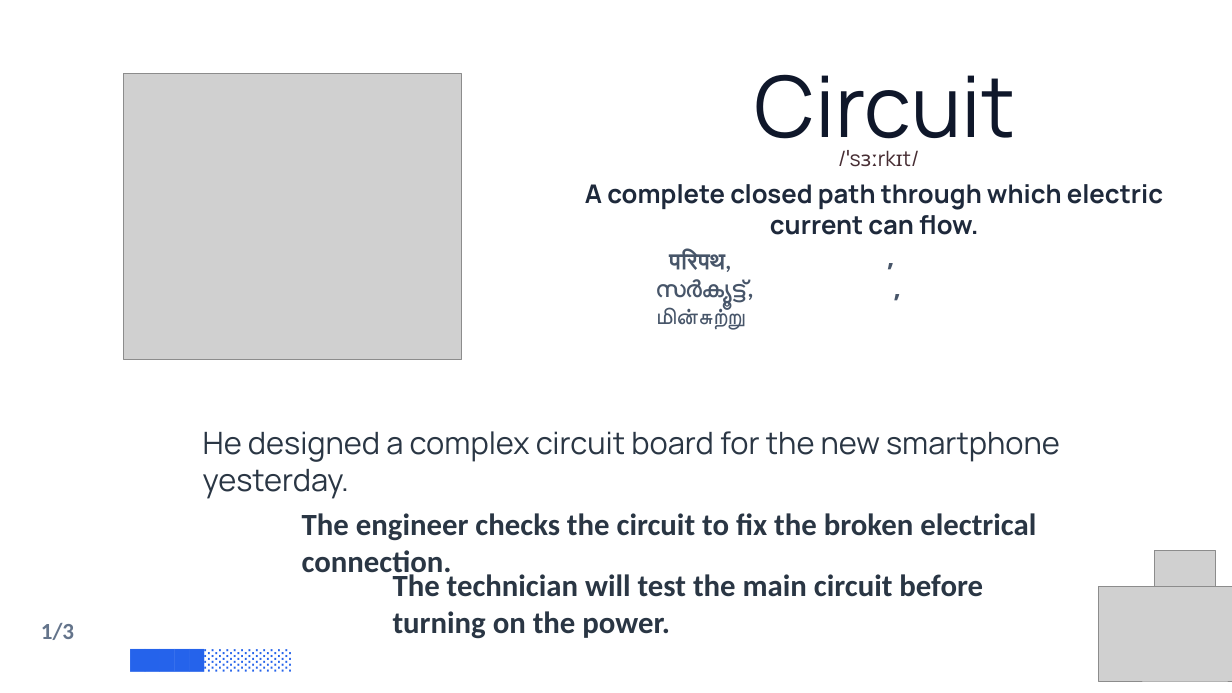
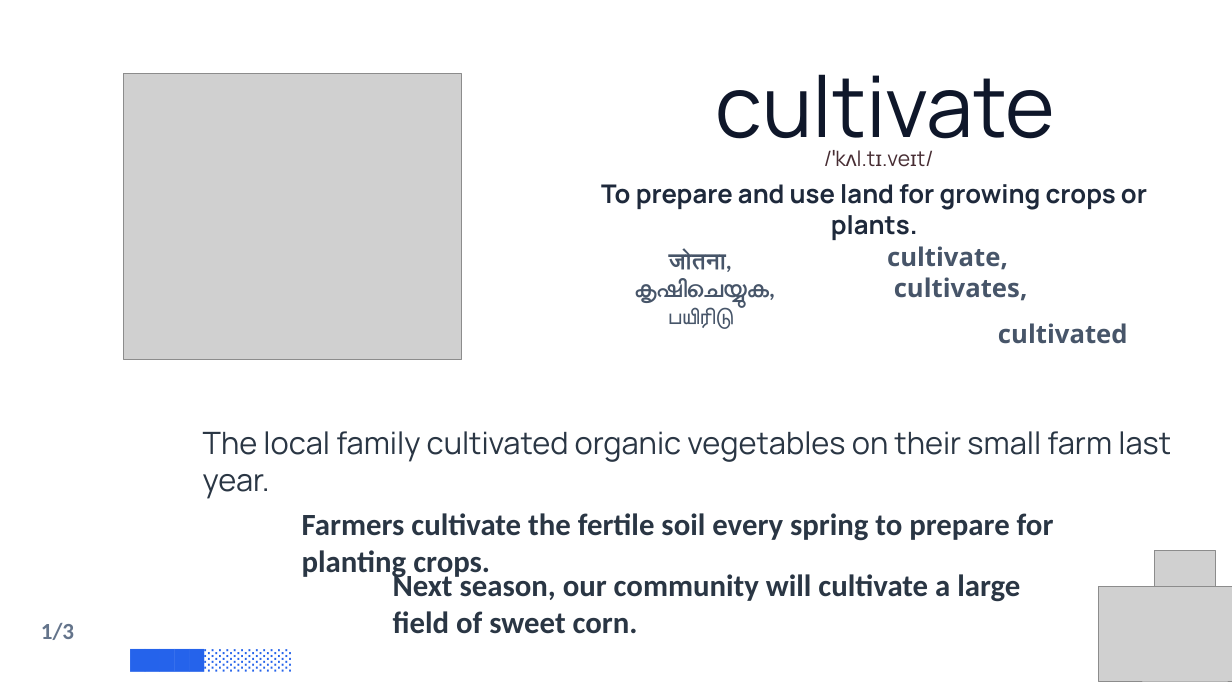
Before and after one commit to PrinceNR/AIVideoAutomation, a slide deck: slide 4 of output/test_builder.pptx. Drawn at 1232x693 pixels with LibreOffice and Linux fonts; fonts in the diff are those of the drawing; grey boxes stand for pictures; background and template pictures are left out. Boxes give left, top, right and bottom in pixels: in the first picture for what was removed or moved away, otherwise in the second. Text is boxed around its words. In the diff, an @@ line names an element or a change of style, - is before the commit and + after.

```diff
--- a/output/test_builder.pptx
+++ b/output/test_builder.pptx
@@ text at (715, 74, 1055, 161): text changed @@
-Circuit
+cultivate
@@ text at (736, 145, 1022, 171): text changed @@
-/ˈsɜːrkɪt/
+/ˈkʌl.tɪ.veɪt/
@@ text at (601, 184, 1147, 210): text changed @@
-A complete closed path through which electric current can flow.
+To prepare and use land for growing crops or plants.
@@ text at (635, 251, 775, 329): text changed @@
-परिपथ,
-സർക്യൂട്ട്,
-மின்சுற்று
+जोतना,
+കൃഷിചെയ്യുക,
+பயிரிடு
@@ text at (887, 246, 1128, 344): text changed @@
-,
-,
+cultivate,
+cultivates,
+cultivated
@@ text at (203, 431, 1171, 462): text changed @@
-He designed a complex circuit board for the new smartphone yesterday.
+The local family cultivated organic vegetables on their small farm last year.
@@ text at (302, 513, 1054, 580): text changed @@
-The engineer checks the circuit to fix the broken electrical connection.
+Farmers cultivate the fertile soil every spring to prepare for planting crops.
@@ text at (393, 570, 1020, 634): text changed @@
-The technician will test the main circuit before turning on the power.
+Next season, our community will cultivate a large field of sweet corn.
```
Also in this commit, not shown: 11 other slides changed, 33 other files.
